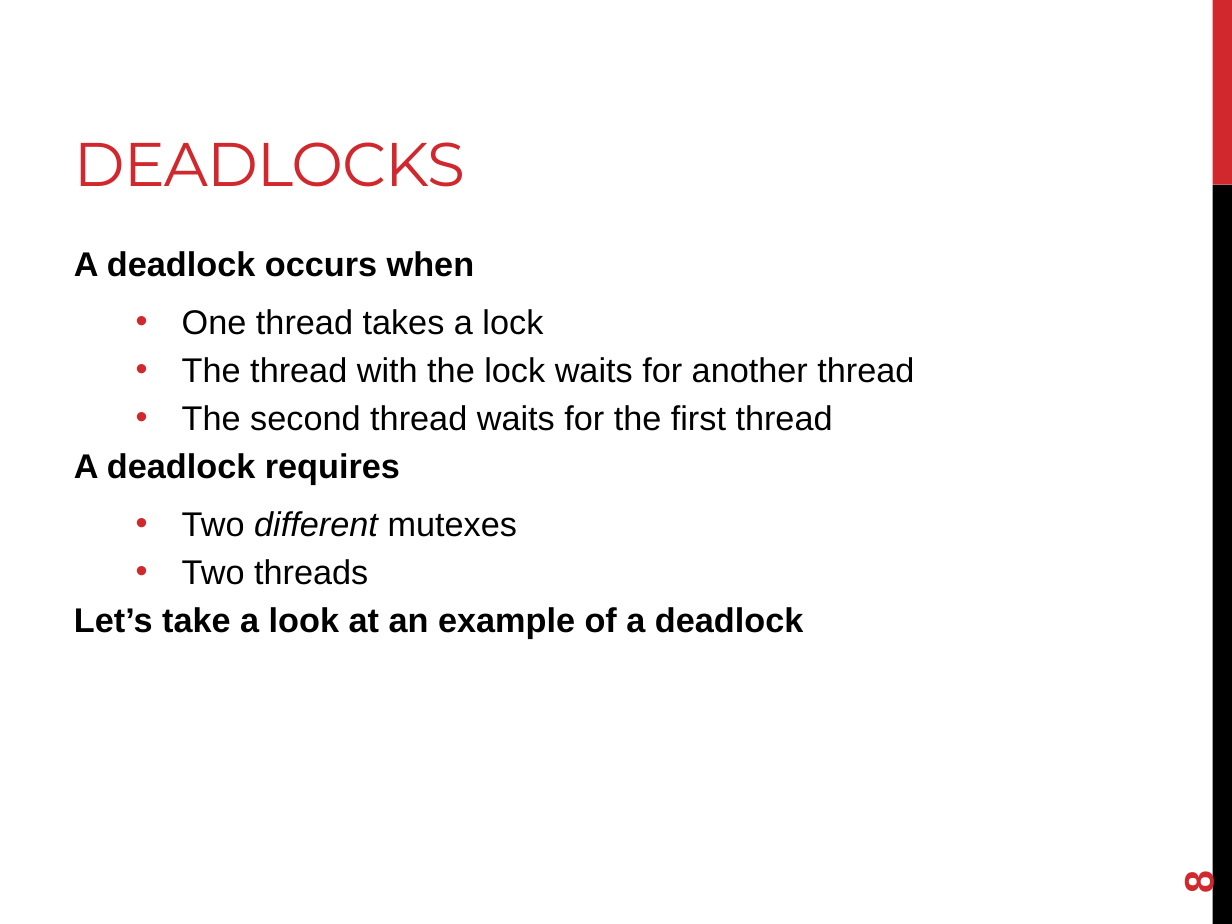
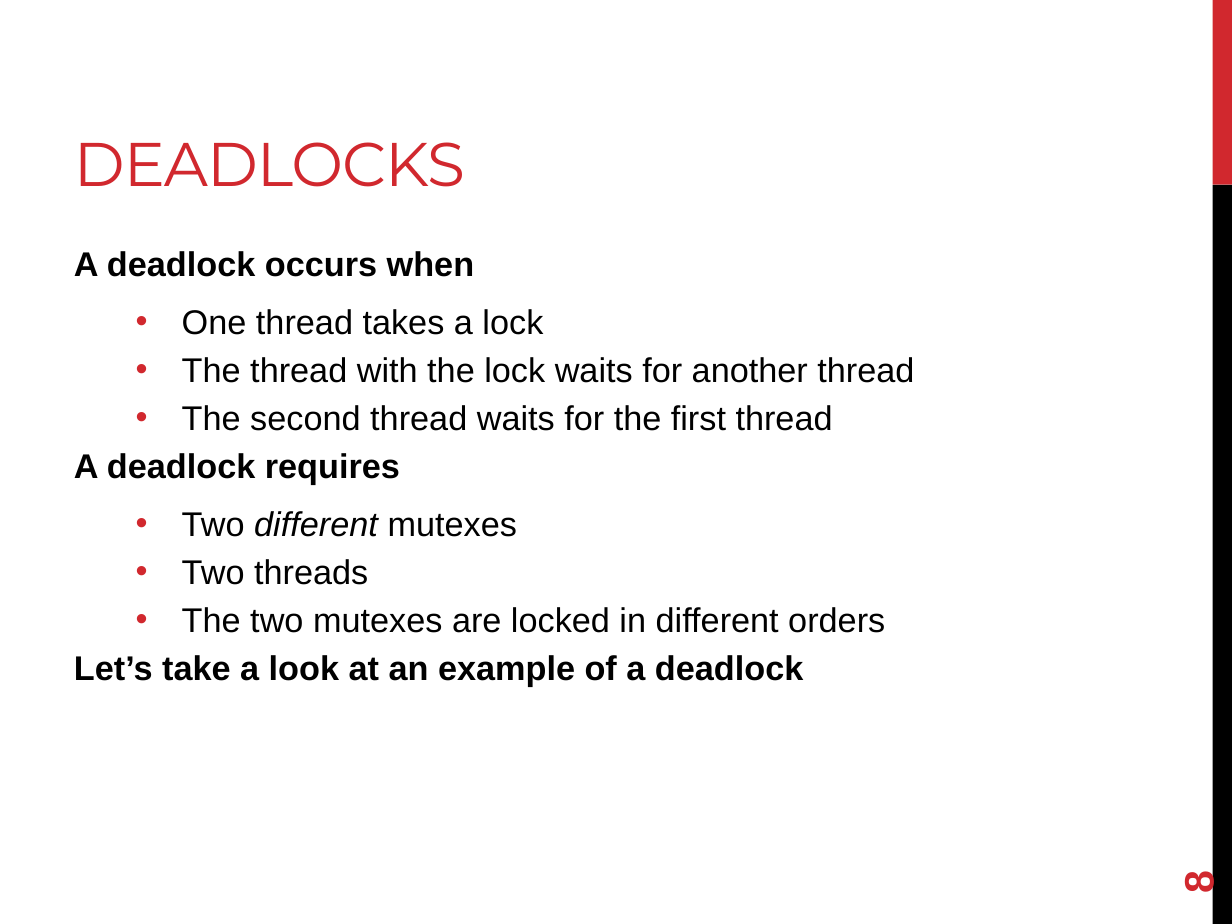
Before and after one commit to joshpeterson/DevelopingConcurrentSoftware, a slide deck: slide 8 of Lectures/Mutexes/Mutexes.pptx. Drawn at 1232x924 pixels with LibreOffice and Linux fonts; fonts in the diff are those of the drawing. Boxes give left, top, right and bottom in pixels: in the first picture for what was removed or moved away, otherwise in the second. Text is boxed around its words. In the diff, an @@ line names an element or a change of style, - is before the commit and + after.

Commit message:
More updates the Mutexes lecture.

```diff
--- a/Lectures/Mutexes/Mutexes.pptx
+++ b/Lectures/Mutexes/Mutexes.pptx
@@ text at (182,607,885,633): paragraph added @@
+  • The two mutexes are locked in different orders
```
Also in this commit, not shown: 1 other slide changed, 1 slide added.
